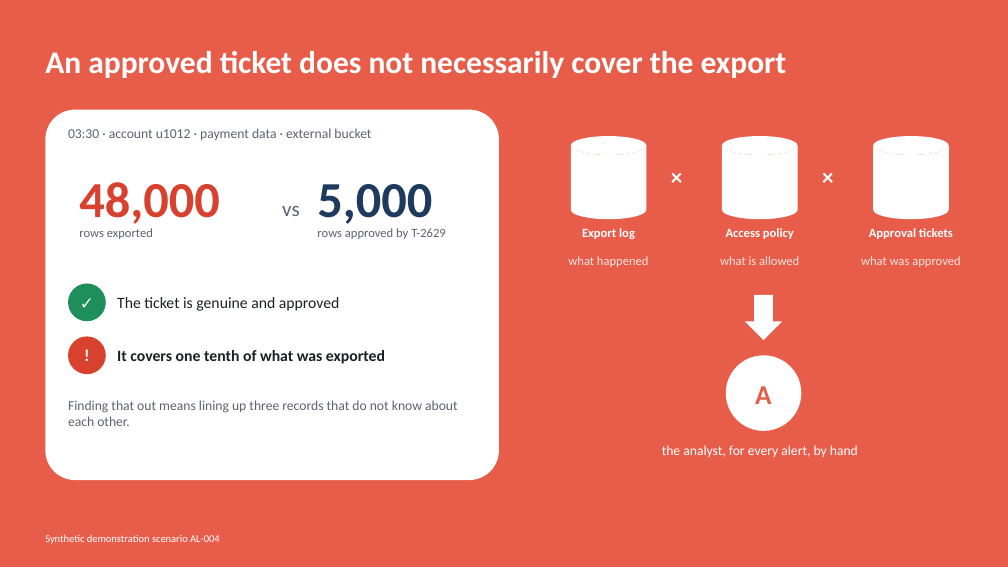
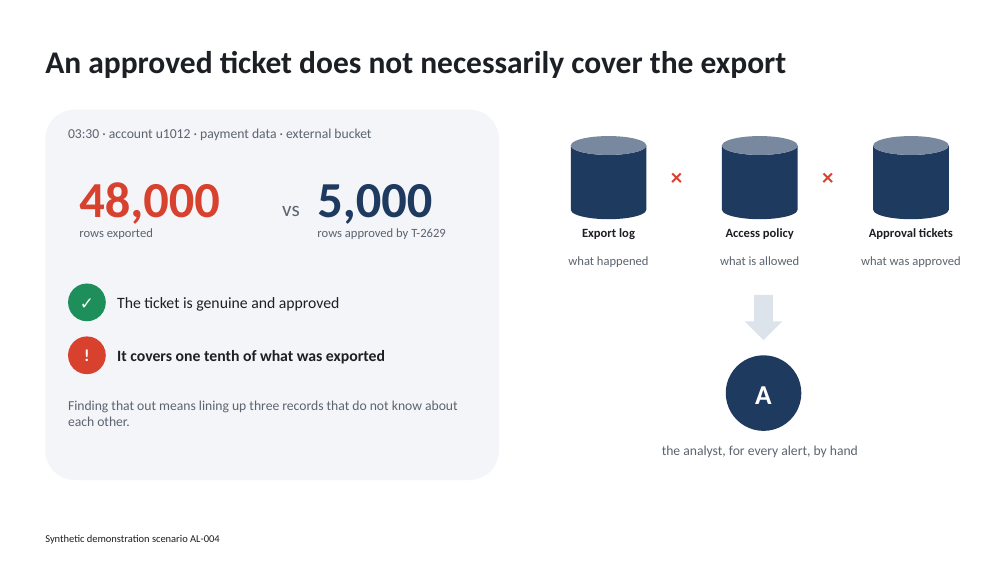
Before and after one commit to Kittywhlxx/ExportWhy, a slide deck: slide 2 of docs/ExportWhy-deck.pptx. Drawn at 1008x567 pixels with LibreOffice and Linux fonts; fonts in the diff are those of the drawing. Boxes give left, top, right and bottom in pixels: in the first picture for what was removed or moved away, otherwise in the second. Text is boxed around its words. In the diff, an @@ line names an element or a change of style, - is before the commit and + after.

```diff
--- a/docs/ExportWhy-deck.pptx
+++ b/docs/ExportWhy-deck.pptx
@@ rectangle removed at [0,0,1008,567] @@
@@ rounded rectangle at [45,110,499,480]: fill #FFFFFF to #F3F5F8 @@
@@ fill #FFFFFF to #1F3A5F in 3 elements at [571,136,647,219], [722,136,798,219], [873,136,949,219] @@
@@ text "×" at [654,163,699,193]: text colour #FFFFFF to #D7412E @@
@@ text "×" at [805,163,851,193]: text colour #FFFFFF to #D7412E @@
@@ text colour #FFE3DE to #5B6470 in 3 elements at [568,256,649,267], [720,256,799,265], [861,256,960,267] @@
@@ down arrow at [745,295,783,340]: fill #FFFFFF to #DDE3EA @@
@@ ellipse "A" at [726,355,802,431]: text colour #E85D4A to #FFFFFF; fill #FFFFFF to #1F3A5F @@
@@ text "the analyst, for every alert, ..." at [662,445,858,457]: text colour #FFFFFF to #5B6470 @@
@@ text colour #FFFFFF to #1C1F24 in 5 elements at [45,51,787,78], [582,228,635,239], [726,228,794,239], [869,228,953,239], [45,534,220,544] @@
```
Also in this commit, not shown: 10 other slides changed.
